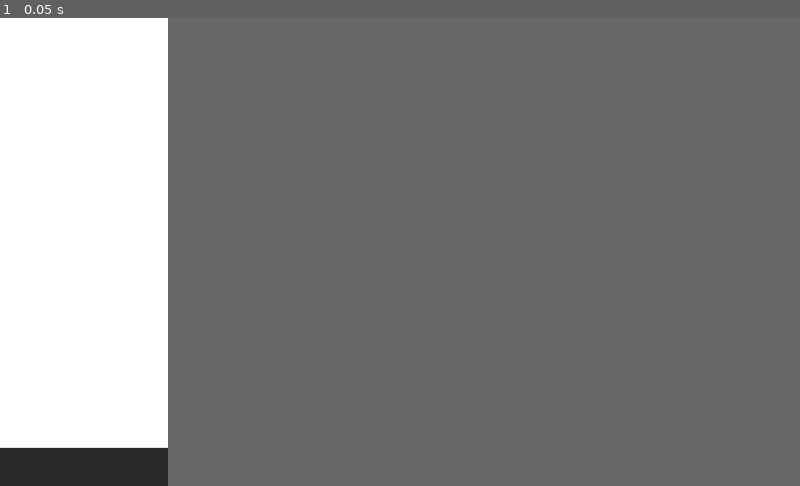
Above: before the commit, frame 1.
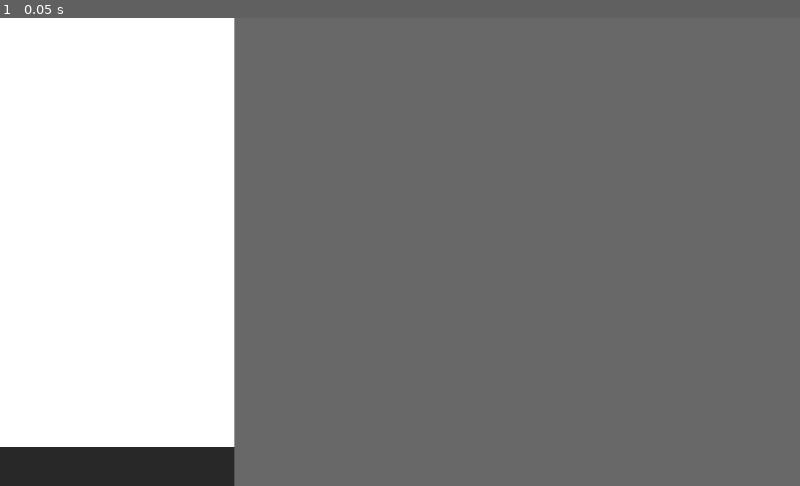
Above: after the commit, the same moment.

Repository: Jaxfera/E621ner
Game: Godot game, scene res://Main.tscn
Two runs of this game, one before a commit and one after it. Both use one fixed random seed, a clock stepped at 60 frames per second and the inputs below.
Inputs:
- Up to frame 1 (0.05 s): no input

The runs differ from the first frame. In frame 1, 8.4% of the frame differs, in the area x 0-30%, y 0-100%.

Commit message:
Insert min sizes for ui elements

Diff:
--- a/Main.tscn
+++ b/Main.tscn
@@ -13,31 +13,33 @@
 }
 
 [node name="HBoxContainer" type="VBoxContainer" parent="HBoxContainer"]
-margin_right = 215.0
+margin_right = 300.0
 margin_bottom = 600.0
+rect_min_size = Vector2( 300, 0 )
 size_flags_horizontal = 3
 size_flags_vertical = 3
 custom_constants/separation = 0
 
 [node name="TagBox" type="ColorRect" parent="HBoxContainer/HBoxContainer"]
-margin_right = 215.0
-margin_bottom = 551.0
+margin_right = 300.0
+margin_bottom = 550.0
 rect_pivot_offset = Vector2( 200, 460 )
 size_flags_horizontal = 3
 size_flags_vertical = 3
 size_flags_stretch_ratio = 11.34
 
 [node name="ChatBox" type="ColorRect" parent="HBoxContainer/HBoxContainer"]
-margin_top = 551.0
-margin_right = 215.0
+margin_top = 550.0
+margin_right = 300.0
 margin_bottom = 600.0
+rect_min_size = Vector2( 0, 50 )
 rect_pivot_offset = Vector2( 200, 460 )
 size_flags_horizontal = 3
 size_flags_vertical = 3
 color = Color( 0.160784, 0.160784, 0.160784, 1 )
 
 [node name="PicBox" type="ColorRect" parent="HBoxContainer"]
-margin_left = 215.0
+margin_left = 300.0
 margin_right = 1024.0
 margin_bottom = 600.0
 rect_pivot_offset = Vector2( 200, 460 )
